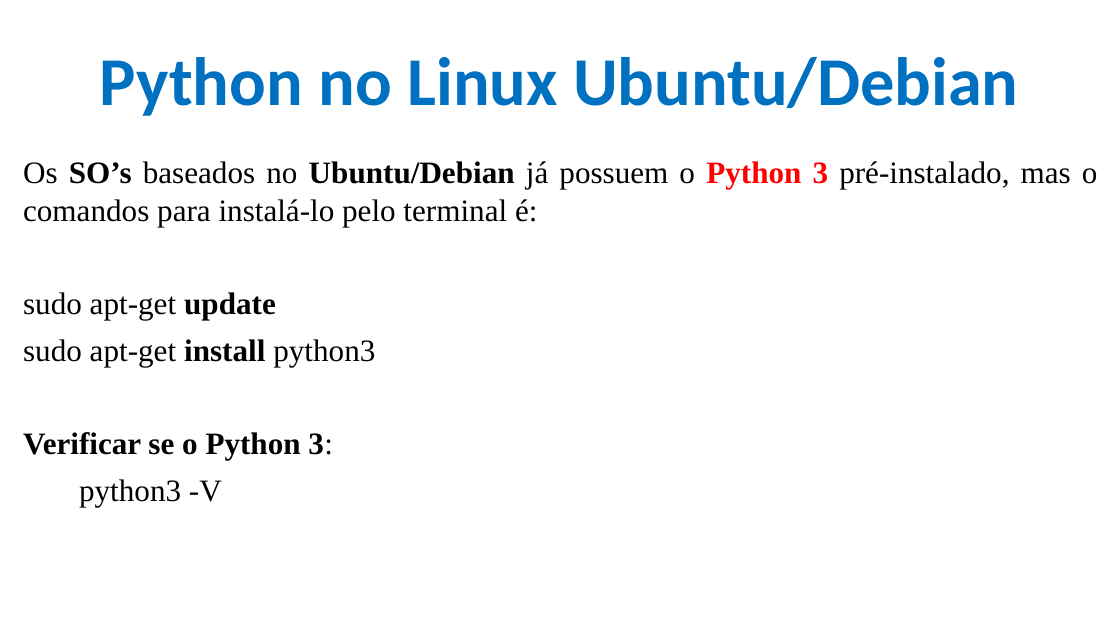
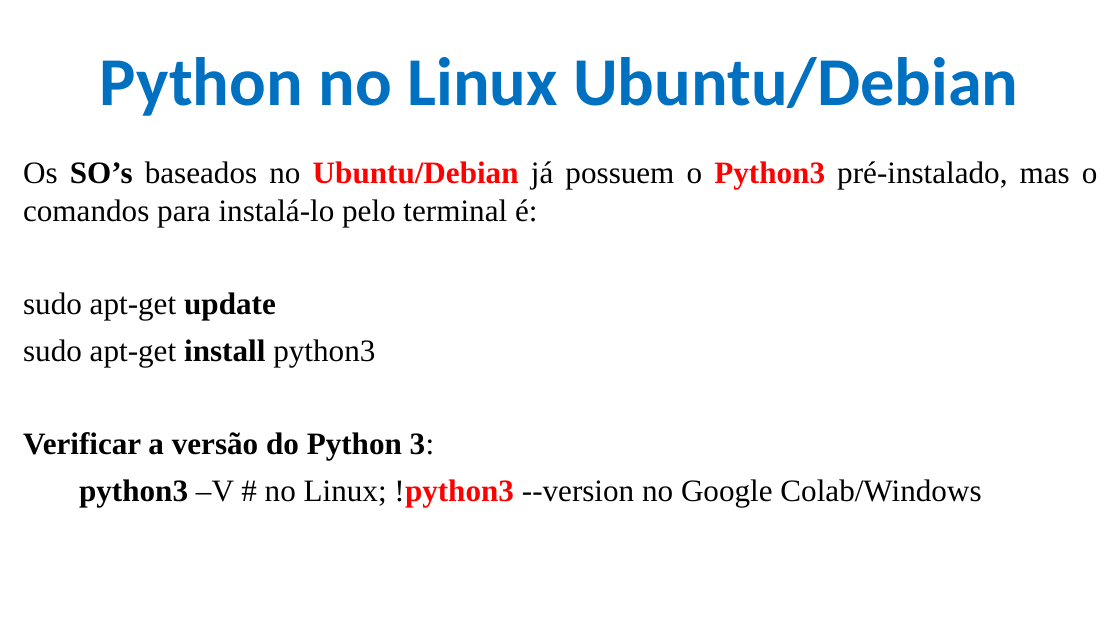
Before and after one commit to CloudEducationBrazil/WydenArea1AplicacaoCloudIndustria40Python, a slide deck: slide 6 of 01 Classes/Aula 07 - Aplicação Cloud Indústria 40 Python IoT Plataforma Outras Soluções.pptx. Drawn at 1120x630 pixels with LibreOffice and Linux fonts; fonts in the diff are those of the drawing; background and template pictures are left out. Boxes give left, top, right and bottom in pixels: in the first picture for what was removed or moved away, otherwise in the second. Text is boxed around its words. In the diff, an @@ line names an element or a change of style, - is before the commit and + after.

```diff
--- a/01 Classes/Aula 07 - Aplicação Cloud Indústria 40 Python IoT Plataforma Outras Soluções.pptx
+++ b/01 Classes/Aula 07 - Aplicação Cloud Indústria 40 Python IoT Plataforma Outras Soluções.pptx
@@ text at [23, 161, 1098, 226]: spaces changed @@
-Os SO’s baseados no Ubuntu/Debian já possuem o Python 3 pré-instalado, mas o comandos para instalá-lo pelo terminal é:
+Os SO’s baseados no Ubuntu/Debian já possuem o Python3 pré-instalado, mas o comandos para instalá-lo pelo terminal é:
@@ text at [23, 432, 981, 507]: text changed; bold off @@
-Verificar se o Python 3:
-python3 -V
+Verificar a versão do Python 3:
+python3 –V # no Linux; !python3 --version no Google Colab/Windows
```
Also in this commit, not shown: 2 other slides changed, 2 other files.
